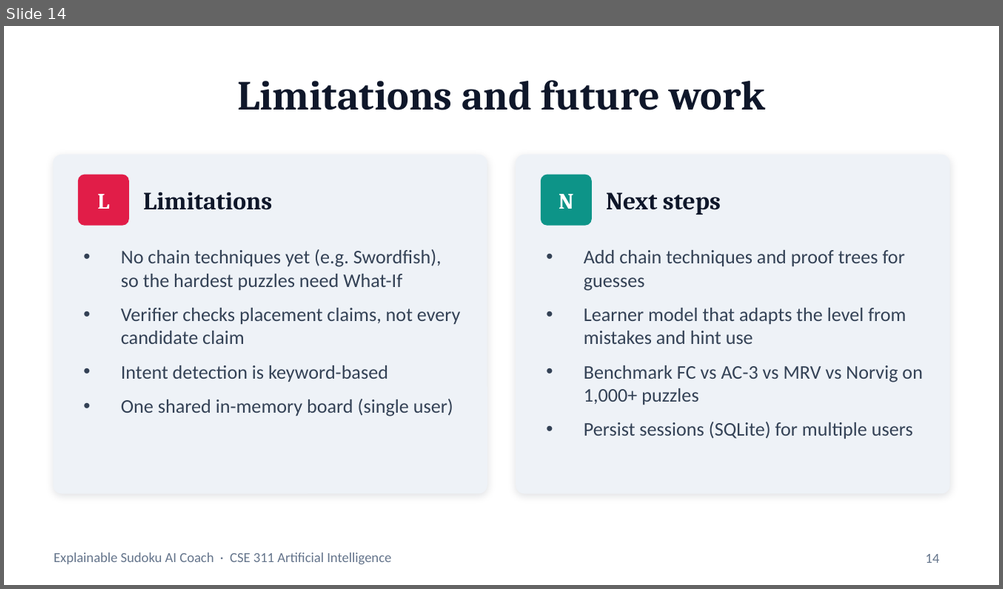
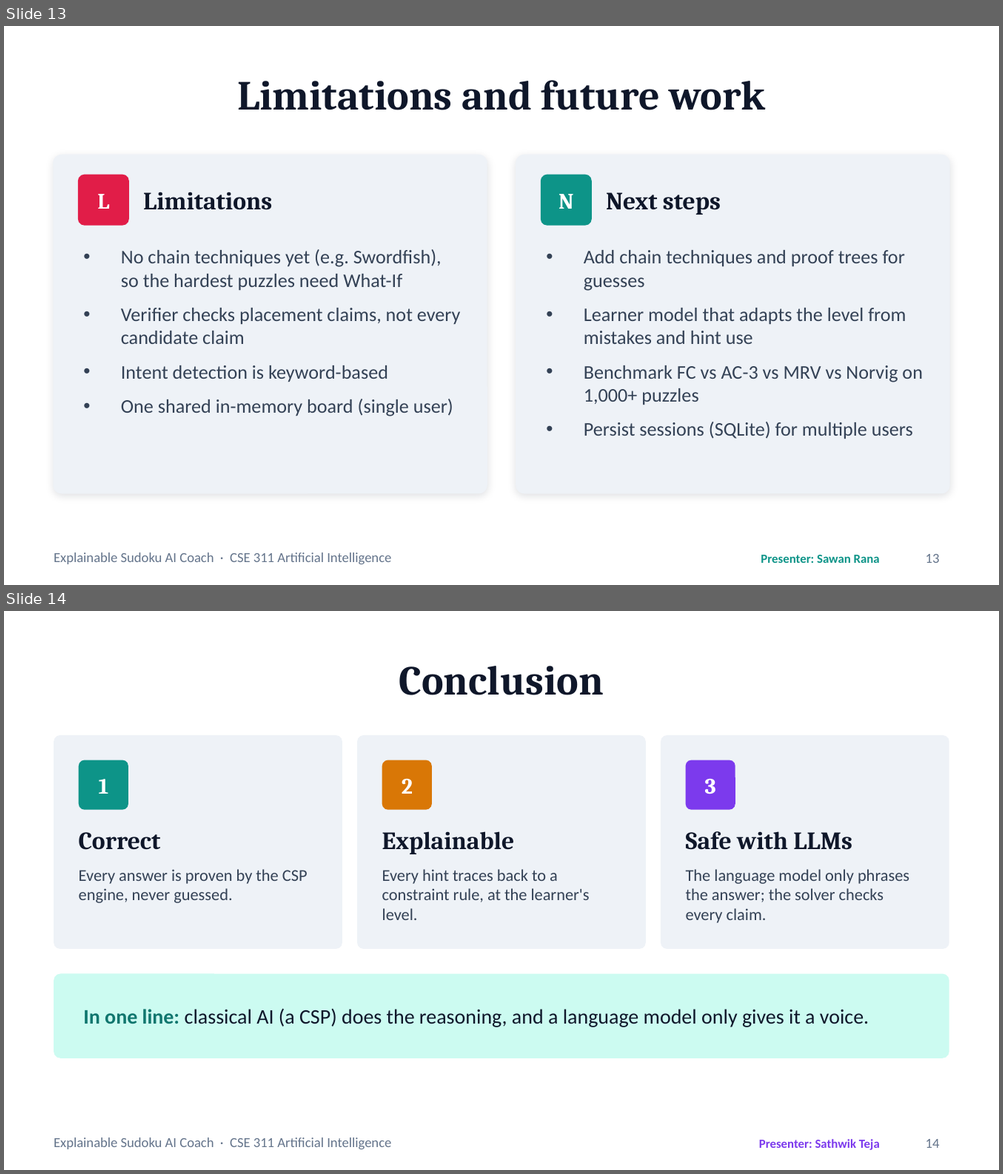
Before and after one commit to tejaes7/Sudoku-Sensei, a slide deck: Sudoku_AI_Coach_Presentation.pptx. Shown one above the other, each under a label of ours: slide 14 before the commit, slides 13 and 14 after it. The pictures are 1003x589 and 1003x1174 pixels, drawn with LibreOffice and Linux fonts; fonts in the diff are those of the drawing. Boxes give left, top, right and bottom in pixels: in the first picture for what was removed or moved away, otherwise in the second. Text is boxed around its words. In the diff, an @@ line names an element or a change of style, - is before the commit and + after.

```diff
--- a/Sudoku_AI_Coach_Presentation.pptx
+++ b/Sudoku_AI_Coach_Presentation.pptx
@@ slide 14 added at (4,611,999,1170), background #FFFFFF; not listed: 1 template element that a slide beside it also shows @@
@@ title added at (399,666,603,695), 30 pt, text #0F172A, bold @@
+Conclusion
@@ rounded rectangle added at (54,735,342,949), fill #EEF2F7 @@
@@ rounded rectangle added at (357,735,646,949), fill #EEF2F7 @@
@@ rounded rectangle added at (660,735,949,949), fill #EEF2F7 @@
@@ rounded rectangle added at (79,760,128,810), fill #0D9488 @@
@@ rounded rectangle added at (382,760,432,810), fill #D97706 @@
@@ rounded rectangle added at (686,760,735,810), fill #7C3AED @@
@@ text added at (99,779,109,794), 16 pt, text #FFFFFF, bold @@
+1
@@ text added at (401,778,412,794), 16 pt, text #FFFFFF, bold @@
+2
@@ text added at (705,779,716,795), 16 pt, text #FFFFFF, bold @@
+3
@@ text added at (79,832,161,850), 18 pt, text #0F172A, bold @@
+Correct
@@ text added at (382,832,515,854), 18 pt, text #0F172A, bold @@
+Explainable
@@ text added at (686,832,852,850), 18 pt, text #0F172A, bold @@
+Safe with LLMs
@@ text added at (79,869,307,903), 12 pt, text #334155 @@
+Every answer is proven by the CSP engine, never guessed.
@@ text added at (382,869,589,920), 12 pt, text #334155 @@
+Every hint traces back to a constraint rule, at the learner's level.
@@ text added at (686,869,909,923), 12 pt, text #334155 @@
+The language model only phrases the answer; the solver checks every claim.
@@ rounded rectangle added at (54,974,949,1059), fill #CCFBF1 @@
@@ text added at (83,1008,868,1028), 15 pt, text #0F172A @@
+In one line: classical AI (a CSP) does the reasoning, and a language model only gives it a voice.
@@ text added at (759,1139,879,1150), 9 pt, text #7C3AED, bold @@
+Presenter: Sathwik Teja
@@ page number added at (925,1139,939,1148), 10 pt, text #64748B @@
+14
@@ what was slide 14 is now slide 13 @@
@@ slide 13 changed as well @@
@@ text added at (760,555,879,563), 9 pt, text #0D9488, bold @@
+Presenter: Sawan Rana
@@ page number at (925,554,939,563): text changed @@
-14
+13
```
Also in this commit, not shown: 11 other slides changed, 2 other slides added, 3 slides removed, 1 other file.
